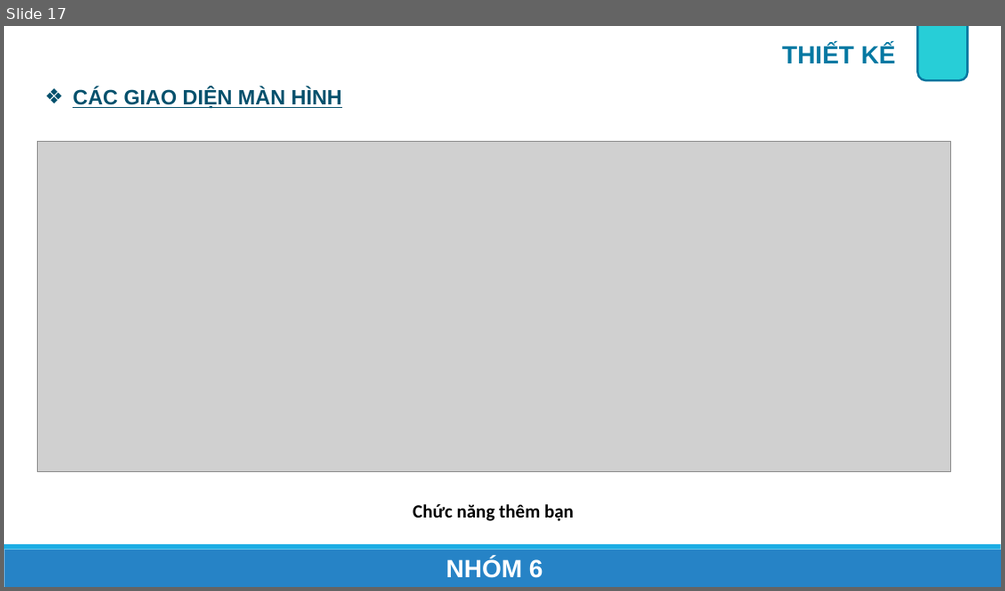
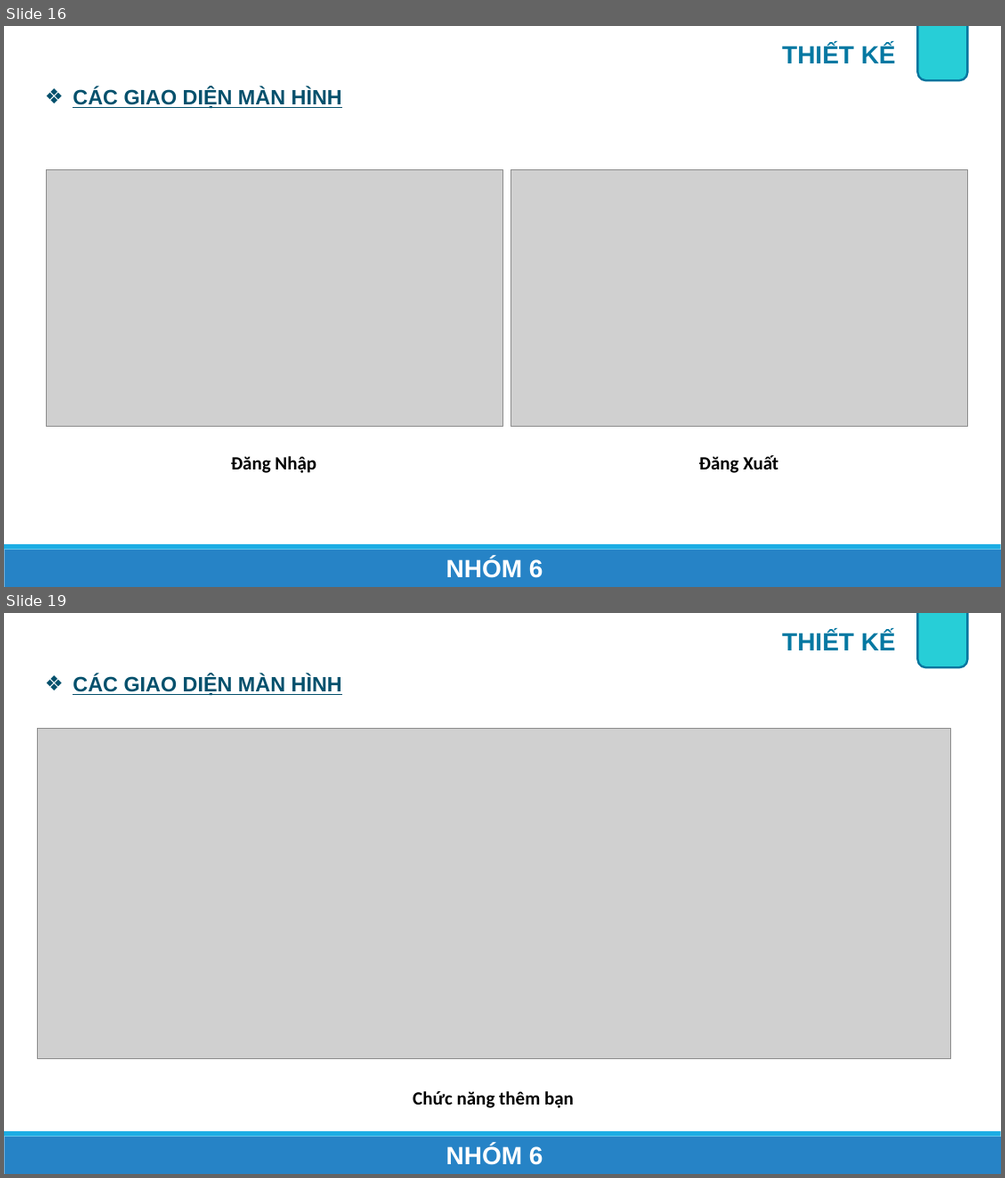
Before and after one commit to onebabyq/ung-dung-quan-li-tin-nhan-congnghemoi, a slide deck: Document/AppChat_Nhom6.pptx. Shown one above the other, each under a label of ours: slide 17 before the commit, slides 16 and 19 after it; the slides between them are not shown. The pictures are 1005x591 and 1005x1178 pixels, drawn with LibreOffice and Linux fonts; fonts in the diff are those of the drawing; grey boxes stand for pictures. Boxes give left, top, right and bottom in pixels: in the first picture for what was removed or moved away, otherwise in the second. Text is boxed around its words. In the diff, an @@ line names an element or a change of style, - is before the commit and + after.

```diff
--- a/Document/AppChat_Nhom6.pptx
+++ b/Document/AppChat_Nhom6.pptx
@@ slide 16 added at (x1=4, y1=26, x2=1001, y2=587), background #FFFFFF; not listed: 2 template elements that a slide beside it also shows @@
@@ text added at (x1=782, y1=44, x2=896, y2=63), 24 pt, text #0578A2, bold @@
+THIẾT KẾ
@@ rounded rectangle added at (x1=918, y1=26, x2=968, y2=80), fill #27CED7, outline #05759E 2 pt @@
@@ text added at (x1=73, y1=88, x2=342, y2=109), 20 pt, text #03506C, bold, underline @@
+❖ CÁC GIAO DIỆN MÀN HÌNH
@@ picture added at (x1=46, y1=169, x2=502, y2=426) @@
@@ picture added at (x1=511, y1=169, x2=967, y2=426) @@
@@ text added at (x1=231, y1=456, x2=316, y2=473), 18 pt, text #000000, bold @@
+Đăng Nhập
@@ text added at (x1=699, y1=455, x2=778, y2=473), 18 pt, text #000000, bold @@
+Đăng Xuất
@@ text added at (x1=446, y1=557, x2=543, y2=578), 24 pt, text #FFFFFF, bold @@
+NHÓM 6
@@ what was slide 17 is now slide 19 @@
```
Also in this commit, not shown: 1 slide changed, 1 other slide added, 1 other file.
